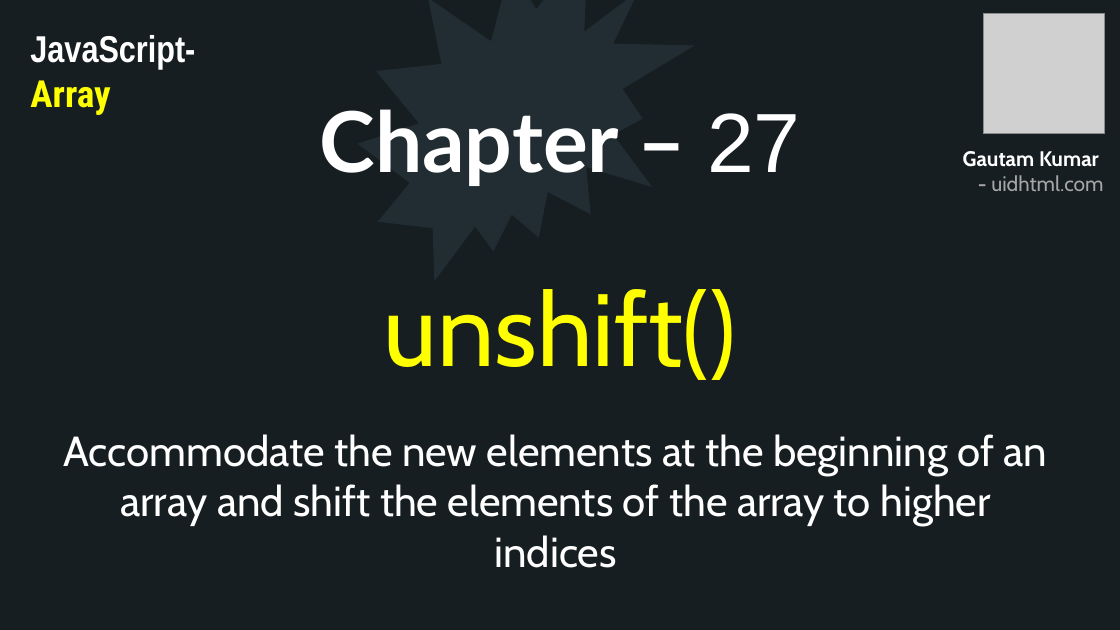
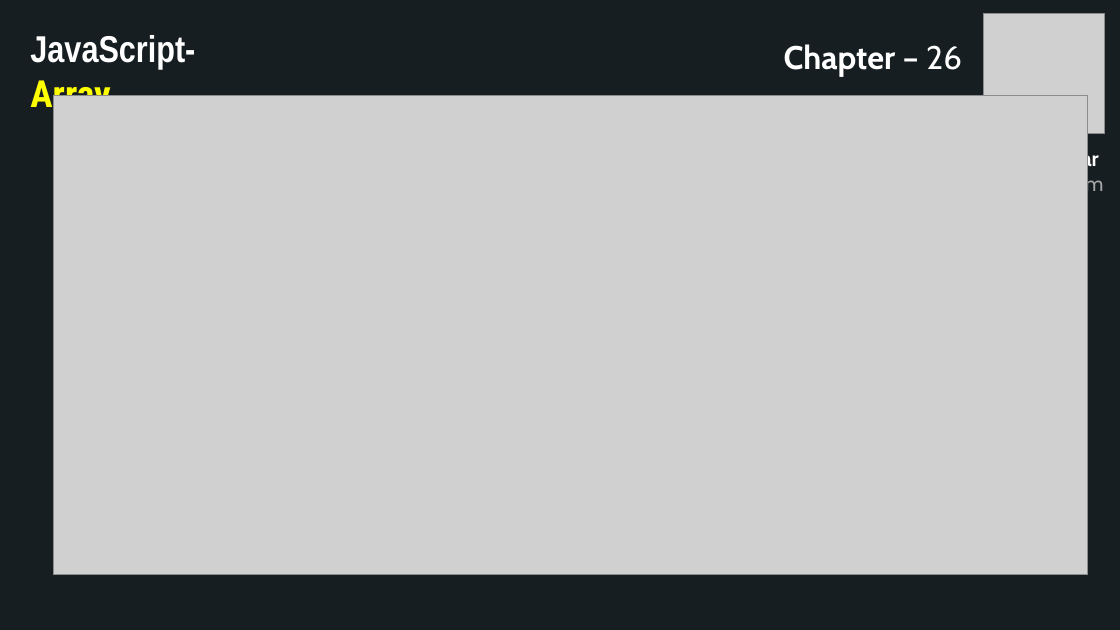
Before and after one commit to uidhtml/javascript-tutorials, a slide deck: slide 79 of Javascript Tutorials.pptx (slide 77 before the commit). Drawn at 1120x630 pixels with LibreOffice and Linux fonts; fonts in the diff are those of the drawing; grey boxes stand for pictures. Boxes give left, top, right and bottom in pixels: in the first picture for what was removed or moved away, otherwise in the second. Text is boxed around its words. In the diff, an @@ line names an element or a change of style, - is before the commit and + after.

Commit message:
Added chapter 26

```diff
--- a/Javascript Tutorials.pptx
+++ b/Javascript Tutorials.pptx
@@ irregular seal removed at box(358, 0, 695, 281) @@
@@ title at box(784, 44, 962, 77): text changed; size 72 to 28 pt; font Lato to Cabin @@
-Chapter – 27
+Chapter – 26
@@ picture added at box(54, 96, 1088, 575) @@
@@ text removed at box(383, 289, 736, 380) @@
-unshift()
@@ text removed at box(63, 434, 1048, 568) @@
-Accommodate the new elements at the beginning of an array and shift the elements of the array to higher indices
```
Also in this commit, not shown: 5 other slides changed, 7 slides added, 21 other files.
